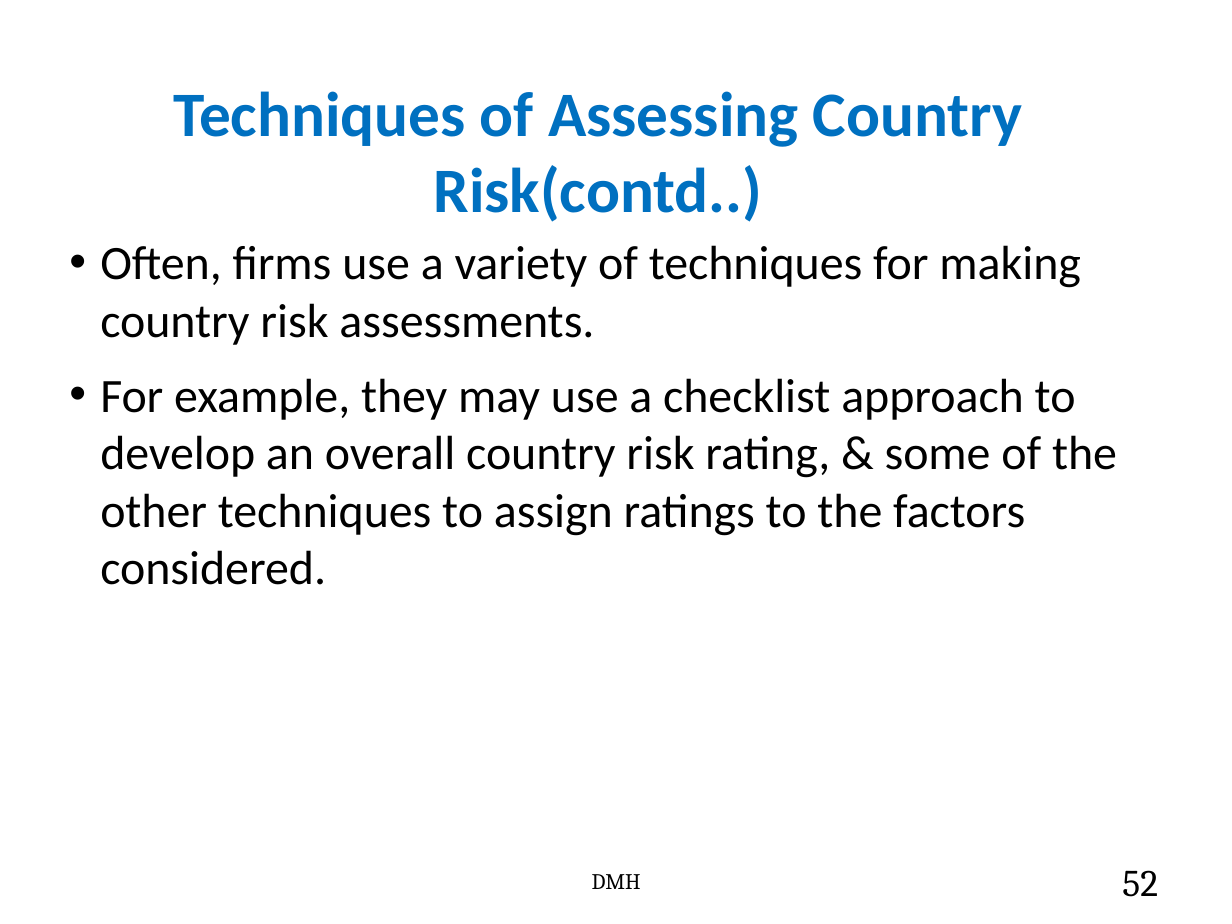
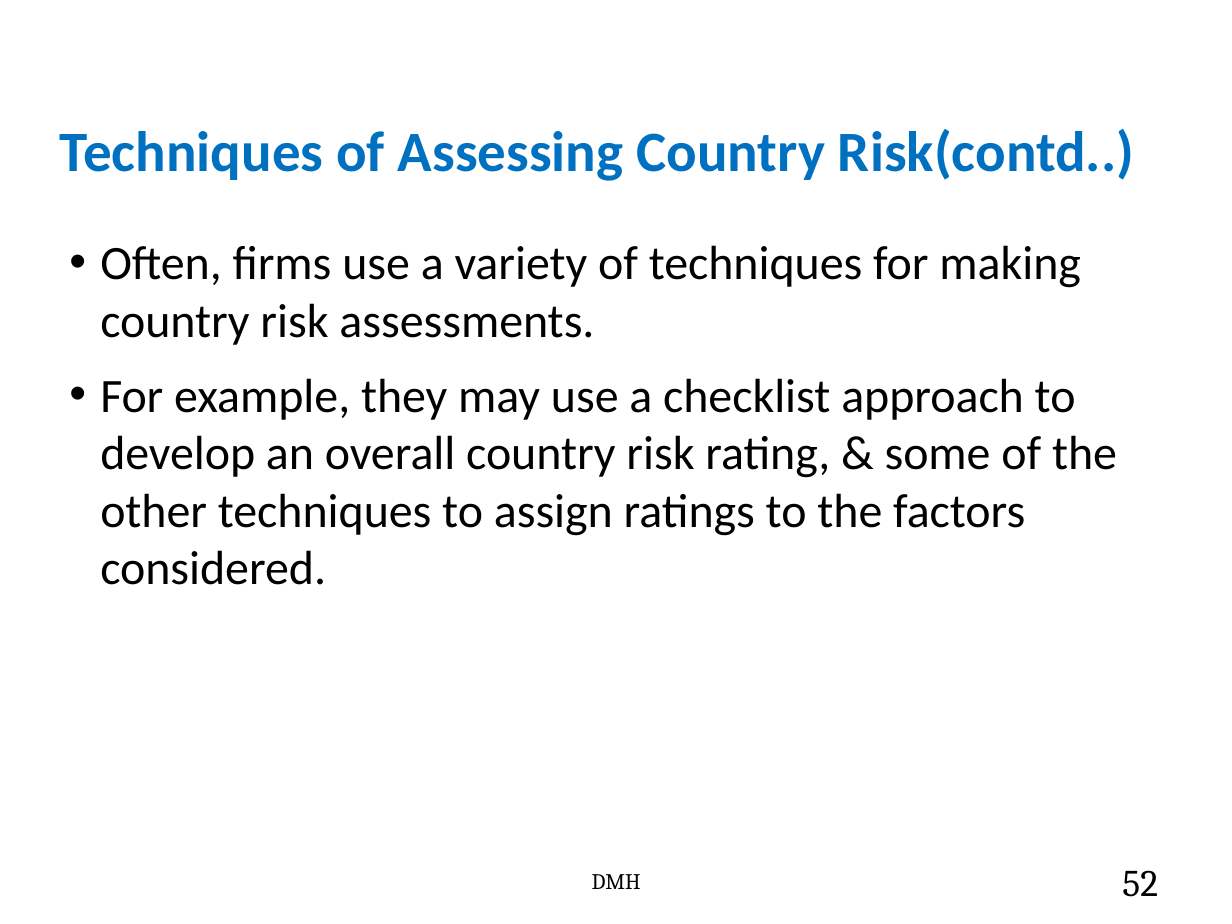
Before and after one commit to shyed2001/Asset-Management-ERP-MBA, a slide deck: slide 52 of EMBA PA&M 5403/6. Direct Foreign Investment (1).pptx. Drawn at 1232x924 pixels with LibreOffice and Linux fonts; fonts in the diff are those of the drawing. Boxes give left, top, right and bottom in pixels: in the first picture for what was removed or moved away, otherwise in the second. Text is boxed around its words. In the diff, an @@ line names an element or a change of style, - is before the commit and + after.

```diff
--- a/EMBA PA&M 5403/6. Direct Foreign Investment (1).pptx
+++ b/EMBA PA&M 5403/6. Direct Foreign Investment (1).pptx
@@ title "Techniques of Assessing Country Risk(contd..)" at bbox=[60, 129, 1134, 181]: size 37 to 33.3 pt @@
```
Also in this commit, not shown: 8 other slides changed, 1 other file.
